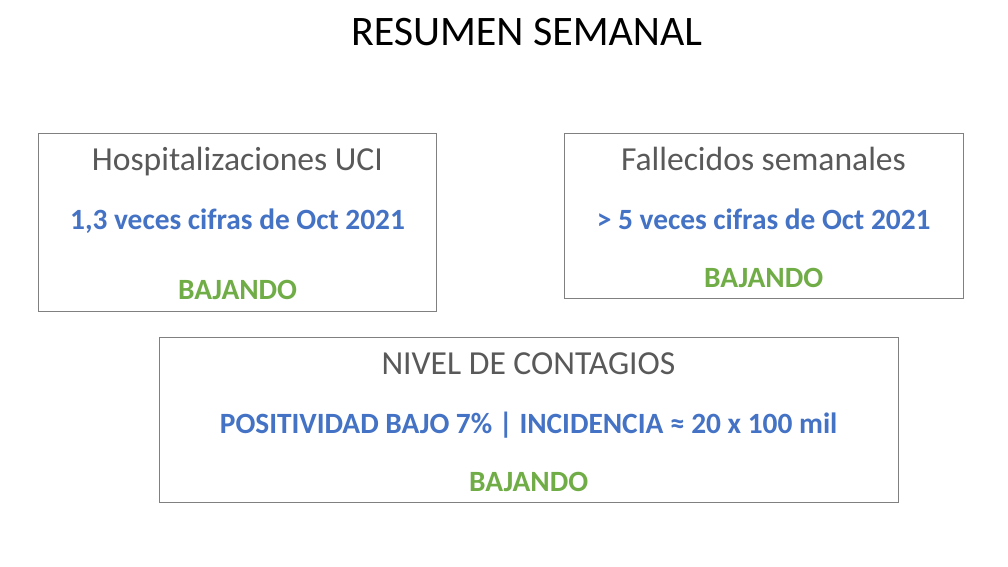
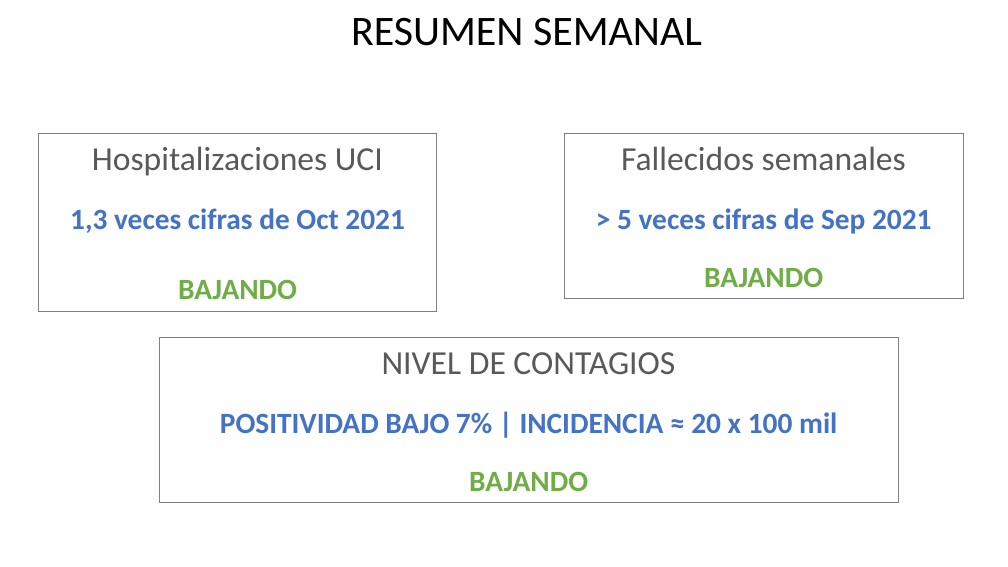
Before and after one commit to dataCovid19CL/capsulasSemanales, a slide deck: slide 19 of DATOS COVID Chile 2022 04 09.pptx. Drawn at 1008x567 pixels with LibreOffice and Linux fonts; fonts in the diff are those of the drawing. Boxes give left, top, right and bottom in pixels: in the first picture for what was removed or moved away, otherwise in the second. Text is boxed around its words. In the diff, an @@ line names an element or a change of style, - is before the commit and + after.

```diff
--- a/DATOS COVID Chile 2022 04 09.pptx
+++ b/DATOS COVID Chile 2022 04 09.pptx
@@ text in rectangle at (x1=617, y1=208, x2=932, y2=234): text changed @@
-> 5 veces cifras de Oct 2021
+> 5 veces cifras de Sep 2021
```
Also in this commit, not shown: 1 other file.
